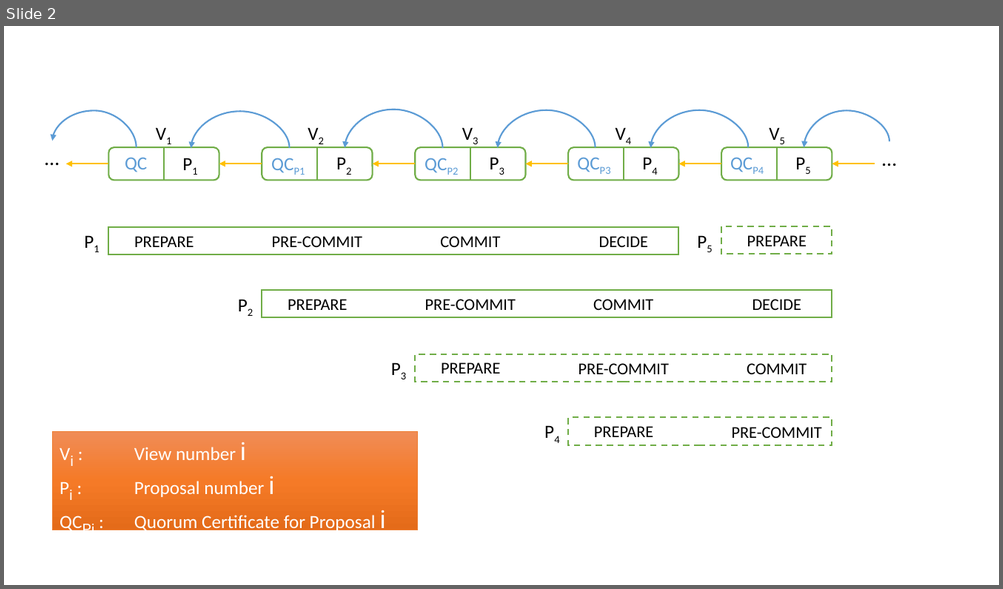
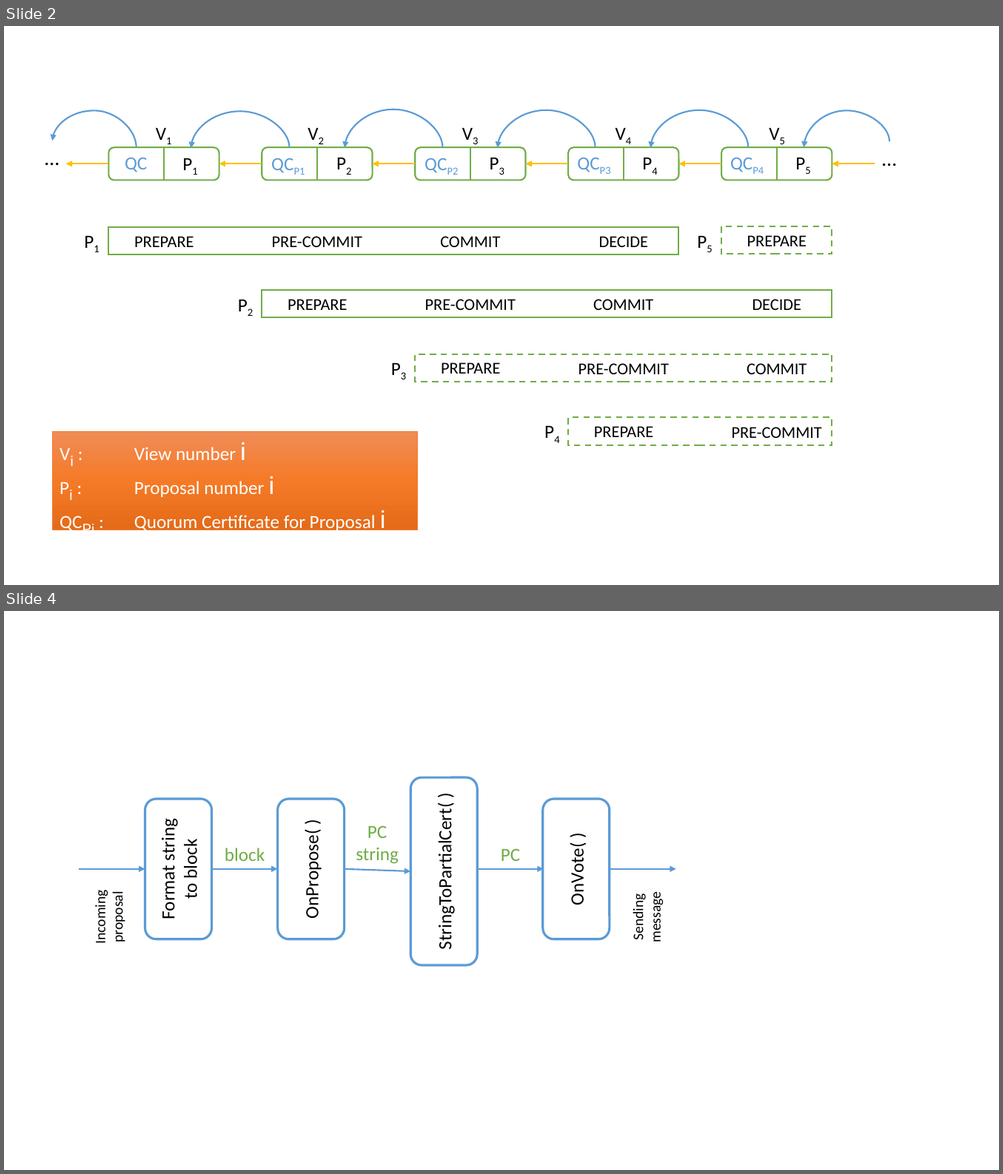
Before and after one commit to sandertungeaspoy/HotstuffWASM, a slide deck: WIP.pptx. Shown one above the other, each under a label of ours: slide 2 before the commit, slides 2 and 4 after it; the slides between them are not shown. The pictures are 1003x589 and 1003x1174 pixels, drawn with LibreOffice and Linux fonts; fonts in the diff are those of the drawing. Boxes give left, top, right and bottom in pixels: in the first picture for what was removed or moved away, otherwise in the second. Text is boxed around its words. In the diff, an @@ line names an element or a change of style, - is before the commit and + after.

```diff
--- a/WIP.pptx
+++ b/WIP.pptx
@@ slide 4 added at [4,611,999,1170], background #FFFFFF @@
@@ rounded rectangle added at [411,777,478,965], fill #FFFFFF, outline #5B9BD5 2.25 pt, 18 pt, text #000000 @@
+StringToPartialCert( )
@@ rounded rectangle added at [145,799,211,939], fill #FFFFFF, outline #5B9BD5 2.25 pt, 18 pt, text #000000 @@
+Format string to block
@@ rounded rectangle added at [278,799,344,939], fill #FFFFFF, outline #5B9BD5 2.25 pt, 18 pt, text #000000 @@
+OnPropose( )
@@ rounded rectangle added at [543,799,609,939], fill #FFFFFF, outline #5B9BD5 2.25 pt, 18 pt, text #000000 @@
+OnVote( )
@@ text added at [356,826,398,864], 18 pt, text #70AD47 @@
+PC
+string
@@ text added at [225,848,264,861], 18 pt, text #70AD47 @@
+block
@@ text added at [501,849,520,861], 18 pt, text #70AD47 @@
+PC
@@ arrow added from (79, 869) to (145, 869), #5B9BD5 1.5 pt @@
@@ arrow added from (211, 869) to (278, 869), #5B9BD5 1.5 pt @@
@@ arrow added from (344, 869) to (410, 871), #5B9BD5 1.5 pt @@
@@ arrow added from (477, 869) to (543, 869), #5B9BD5 1.5 pt @@
@@ arrow added from (610, 869) to (676, 869), #5B9BD5 1.5 pt @@
@@ text added at [91,895,127,943], 14 pt, text #000000 @@
+Incoming proposal
@@ text added at [629,896,664,941], 14 pt, text #000000 @@
+Sending message
```
Also in this commit, not shown: 3 other slides added, 1 other file.
